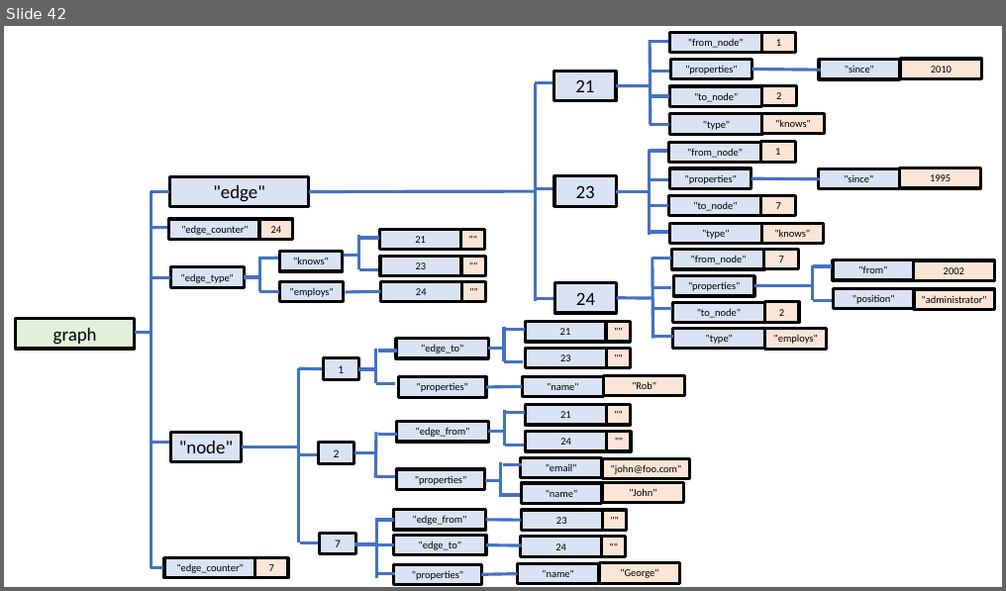
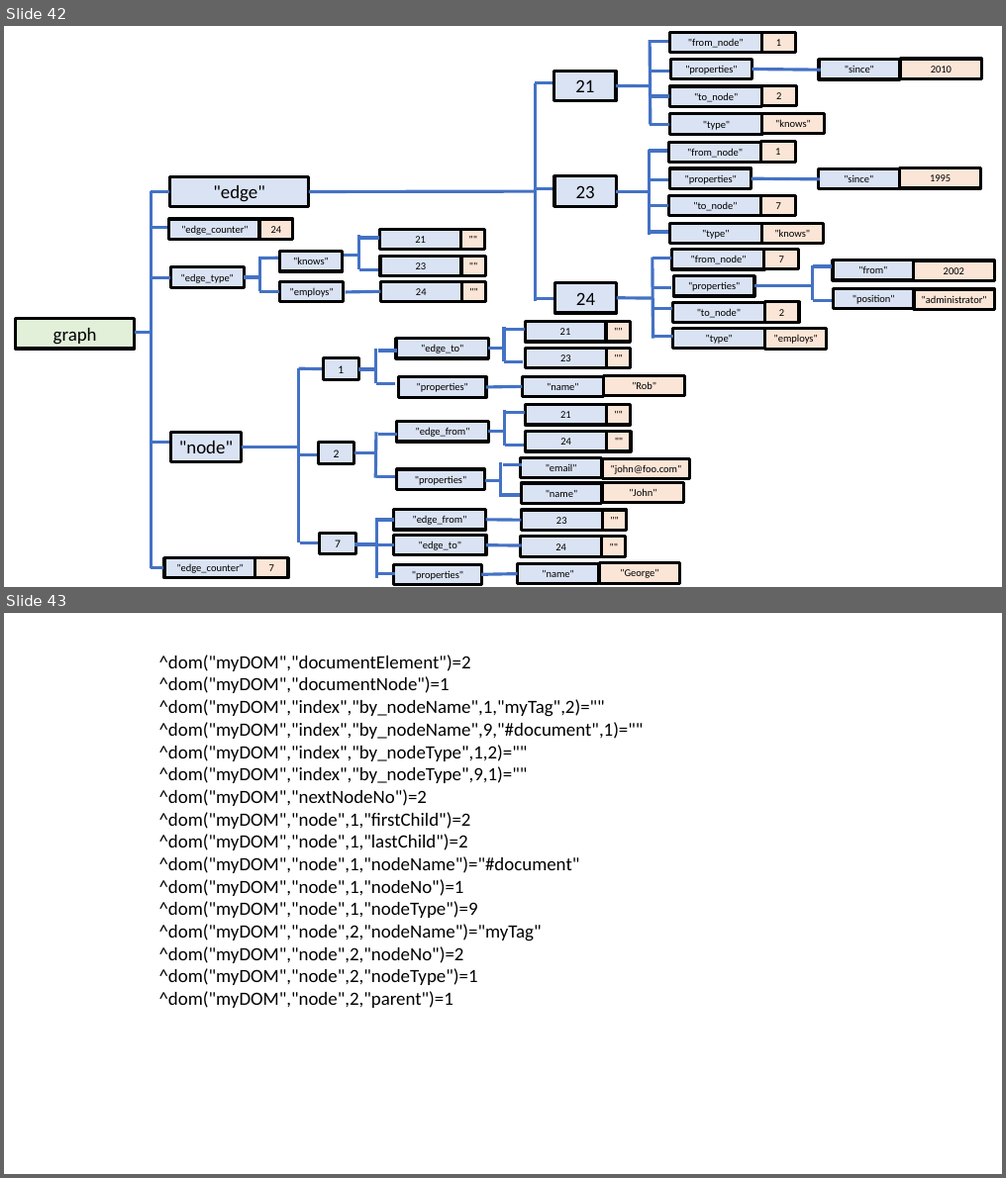
Before and after one commit to robtweed/global_storage, a slide deck: diagrams/global_storage.pptx. Shown one above the other, each under a label of ours: slide 42 before the commit, slides 42 and 43 after it. The pictures are 1006x591 and 1006x1178 pixels, drawn with LibreOffice and Linux fonts; fonts in the diff are those of the drawing. Boxes give left, top, right and bottom in pixels: in the first picture for what was removed or moved away, otherwise in the second. Text is boxed around its words. In the diff, an @@ line names an element or a change of style, - is before the commit and + after.

```diff
--- a/diagrams/global_storage.pptx
+++ b/diagrams/global_storage.pptx
@@ slide 43 added at (x1=4, y1=613, x2=1002, y2=1174), background #FFFFFF @@
@@ text added at (x1=159, y1=655, x2=644, y2=1008), 18 pt, text #000000 @@
+^dom("myDOM","documentElement")=2
+^dom("myDOM","documentNode")=1
+^dom("myDOM","index","by_nodeName",1,"myTag",2)=""
+^dom("myDOM","index","by_nodeName",9,"#document",1)=""
+^dom("myDOM","index","by_nodeType",1,2)=""
+^dom("myDOM","index","by_nodeType",9,1)=""
+^dom("myDOM","nextNodeNo")=2
+^dom("myDOM","node",1,"firstChild")=2
+^dom("myDOM","node",1,"lastChild")=2
+^dom("myDOM","node",1,"nodeName")="#document"
+^dom("myDOM","node",1,"nodeNo")=1
+^dom("myDOM","node",1,"nodeType")=9
+^dom("myDOM","node",2,"nodeName")="myTag"
+^dom("myDOM","node",2,"nodeNo")=2
+^dom("myDOM","node",2,"nodeType")=1
+^dom("myDOM","node",2,"parent")=1
```
Also in this commit, not shown: 1 other slide added, 3 other files.
